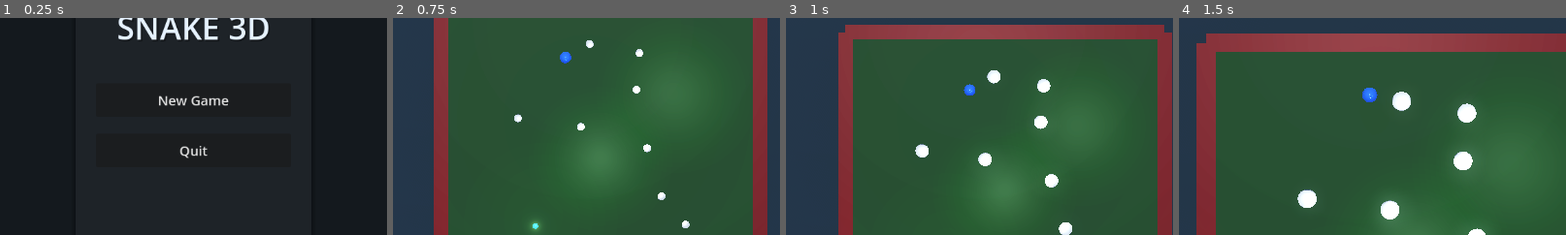
Above: before the commit, frames 1-4 (left to right).
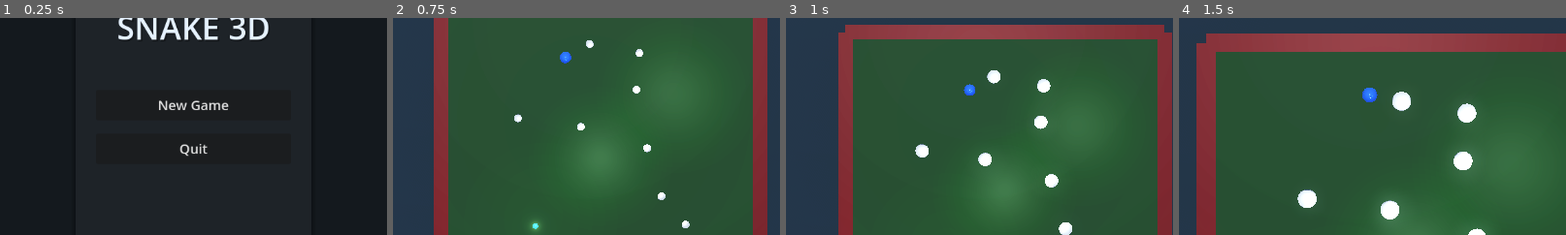
Above: after the commit, the same moments.

Repository: bluehexagons/snakeproject
Game: Godot game, scene res://scenes/main_menu.tscn
The game is run twice, just before and just after one commit, with the same random seed, the same clock (stepped at 60 frames per second) and the same inputs.
Inputs:
- Up to frame 1 (0.25 s): no input
- Up to frame 2 (0.75 s): click "New Game" at 0.5 s
- Up to frame 3 (1 s): no input
- Up to frame 4 (1.5 s): hold W (move_up) from 1.28 s (still down)
The pictures show only the part of the screen within x 25-75%, y 27-77%; the shares and areas given below are measured in that part.

The runs differ from the first frame. In frame 1, 0.9% of the frame differs, in the area x 41-60%, y 35-65%; in frame 2, nothing differs; in frame 3, nothing differs; in frame 4, nothing differs.

Commit message:
(AI) Pass over menus

Diff:
--- a/scenes/main_menu.tscn
+++ b/scenes/main_menu.tscn
@@ -47,6 +47,7 @@
 color = Color(0.08, 0.1, 0.12, 1)
 
 [node name="Panel" type="Panel" parent="."]
+custom_minimum_size = Vector2(350, 0)
 layout_mode = 1
 anchors_preset = 8
 anchor_left = 0.5
@@ -72,10 +73,11 @@
 offset_bottom = -30.0
 grow_horizontal = 2
 grow_vertical = 2
-theme_override_constants/separation = 25
+theme_override_constants/separation = 20
 
 [node name="TitleLabel" type="Label" parent="Panel/VBoxContainer"]
 layout_mode = 2
+size_flags_vertical = 0
 theme_override_colors/font_color = Color(0.9, 0.95, 1, 1)
 theme_override_colors/font_shadow_color = Color(0, 0, 0, 0.3)
 theme_override_constants/shadow_offset_x = 2
@@ -85,24 +87,25 @@
 horizontal_alignment = 1
 
 [node name="Spacer" type="Control" parent="Panel/VBoxContainer"]
+custom_minimum_size = Vector2(0, 20)
 layout_mode = 2
 
 [node name="ContinueButton" type="Button" parent="Panel/VBoxContainer"]
-custom_minimum_size = Vector2(0, 50)
+custom_minimum_size = Vector2(0, 45)
 layout_mode = 2
 theme_override_font_sizes/font_size = 20
 theme_override_styles/focus = SubResource("StyleBoxFlat_2")
 text = "Continue"
 
 [node name="NewGameButton" type="Button" parent="Panel/VBoxContainer"]
-custom_minimum_size = Vector2(0, 50)
+custom_minimum_size = Vector2(0, 45)
 layout_mode = 2
 theme_override_font_sizes/font_size = 20
 theme_override_styles/focus = SubResource("StyleBoxFlat_2")
 text = "New Game"
 
 [node name="QuitButton" type="Button" parent="Panel/VBoxContainer"]
-custom_minimum_size = Vector2(0, 50)
+custom_minimum_size = Vector2(0, 45)
 layout_mode = 2
 theme_override_font_sizes/font_size = 20
 theme_override_styles/focus = SubResource("StyleBoxFlat_2")
--- a/scenes/ui.tscn
+++ b/scenes/ui.tscn
@@ -1,6 +1,15 @@
-[gd_scene load_steps=2 format=3 uid="uid://dbkt4gaf6xf28"]
+[gd_scene load_steps=3 format=3 uid="uid://dbkt4gaf6xf28"]
 
 [ext_resource type="Script" path="res://scripts/ui.gd" id="1_script"]
+
+[sub_resource type="StyleBoxFlat" id="StyleBoxFlat_u4k2p"]
+bg_color = Color(0.129412, 0.129412, 0.129412, 0.901961)
+corner_radius_top_left = 8
+corner_radius_top_right = 8
+corner_radius_bottom_right = 8
+corner_radius_bottom_left = 8
+shadow_color = Color(0, 0, 0, 0.25)
+shadow_size = 4
 
 [node name="UI" type="Control"]
 layout_mode = 3
@@ -44,94 +53,112 @@
 
 [node name="PauseMenu" type="Panel" parent="."]
 visible = false
+custom_minimum_size = Vector2(250, 250)
 layout_mode = 1
 anchors_preset = 8
 anchor_left = 0.5
 anchor_top = 0.5
 anchor_right = 0.5
 anchor_bottom = 0.5
-offset_left = -100.0
-offset_top = -75.0
-offset_right = 100.0
-offset_bottom = 75.0
+offset_left = -125.0
+offset_top = -125.0
+offset_right = 125.0
+offset_bottom = 125.0
 grow_horizontal = 2
 grow_vertical = 2
+theme_override_styles/panel = SubResource("StyleBoxFlat_u4k2p")
 
 [node name="VBoxContainer" type="VBoxContainer" parent="PauseMenu"]
 layout_mode = 1
 anchors_preset = 15
 anchor_right = 1.0
 anchor_bottom = 1.0
-offset_left = 10.0
-offset_top = 10.0
-offset_right = -10.0
-offset_bottom = -10.0
+offset_left = 25.0
+offset_top = 25.0
+offset_right = -25.0
+offset_bottom = -25.0
 grow_horizontal = 2
 grow_vertical = 2
+theme_override_constants/separation = 15
+alignment = 1
 
 [node name="PauseLabel" type="Label" parent="PauseMenu/VBoxContainer"]
 layout_mode = 2
+theme_override_font_sizes/font_size = 32
 text = "PAUSED"
 horizontal_alignment = 1
 
 [node name="ResumeButton" type="Button" parent="PauseMenu/VBoxContainer"]
+custom_minimum_size = Vector2(0, 45)
 layout_mode = 2
 size_flags_vertical = 3
 text = "Resume"
 
 [node name="MainMenuButton" type="Button" parent="PauseMenu/VBoxContainer"]
+custom_minimum_size = Vector2(0, 45)
 layout_mode = 2
 size_flags_vertical = 3
 text = "Main Menu"
 
 [node name="QuitButton" type="Button" parent="PauseMenu/VBoxContainer"]
+custom_minimum_size = Vector2(0, 45)
 layout_mode = 2
 size_flags_vertical = 3
 text = "Quit"
 
 [node name="GameOverMenu" type="Panel" parent="."]
 visible = false
+custom_minimum_size = Vector2(250, 300)
 layout_mode = 1
 anchors_preset = 8
 anchor_left = 0.5
 anchor_top = 0.5
 anchor_right = 0.5
 anchor_bottom = 0.5
-offset_left = -100.0
-offset_top = -100.0
-offset_right = 100.0
-offset_bottom = 100.0
+offset_left = -125.0
+offset_top = -150.0
+offset_right = 125.0
+offset_bottom = 150.0
 grow_horizontal = 2
 grow_vertical = 2
+theme_override_styles/panel = SubResource("StyleBoxFlat_u4k2p")
 
 [node name="VBoxContainer" type="VBoxContainer" parent="GameOverMenu"]
 layout_mode = 1
 anchors_preset = 15
 anchor_right = 1.0
 anchor_bottom = 1.0
-offset_left = 10.0
-offset_top = 10.0
-offset_right = -10.0
-offset_bottom = -10.0
+offset_left = 25.0
+offset_top = 25.0
+offset_right = -25.0
+offset_bottom = -25.0
 grow_horizontal = 2
 grow_vertical = 2
+theme_override_constants/separation = 15
+alignment = 1
 
 [node name="GameOverLabel" type="Label" parent="GameOverMenu/VBoxContainer"]
 layout_mode = 2
+size_flags_vertical = 0
+theme_override_colors/font_color = Color(1, 0.2, 0.2, 1)
+theme_override_font_sizes/font_size = 32
 text = "GAME OVER"
 horizontal_alignment = 1
 
 [node name="ScoreLabel" type="Label" parent="GameOverMenu/VBoxContainer"]
 layout_mode = 2
+size_flags_vertical = 0
 text = "Final Score: 0"
 horizontal_alignment = 1
 
 [node name="RetryButton" type="Button" parent="GameOverMenu/VBoxContainer"]
+custom_minimum_size = Vector2(0, 45)
 layout_mode = 2
 size_flags_vertical = 3
 text = "Retry"
 
 [node name="MainMenuButton" type="Button" parent="GameOverMenu/VBoxContainer"]
+custom_minimum_size = Vector2(0, 45)
 layout_mode = 2
 size_flags_vertical = 3
 text = "Main Menu"
